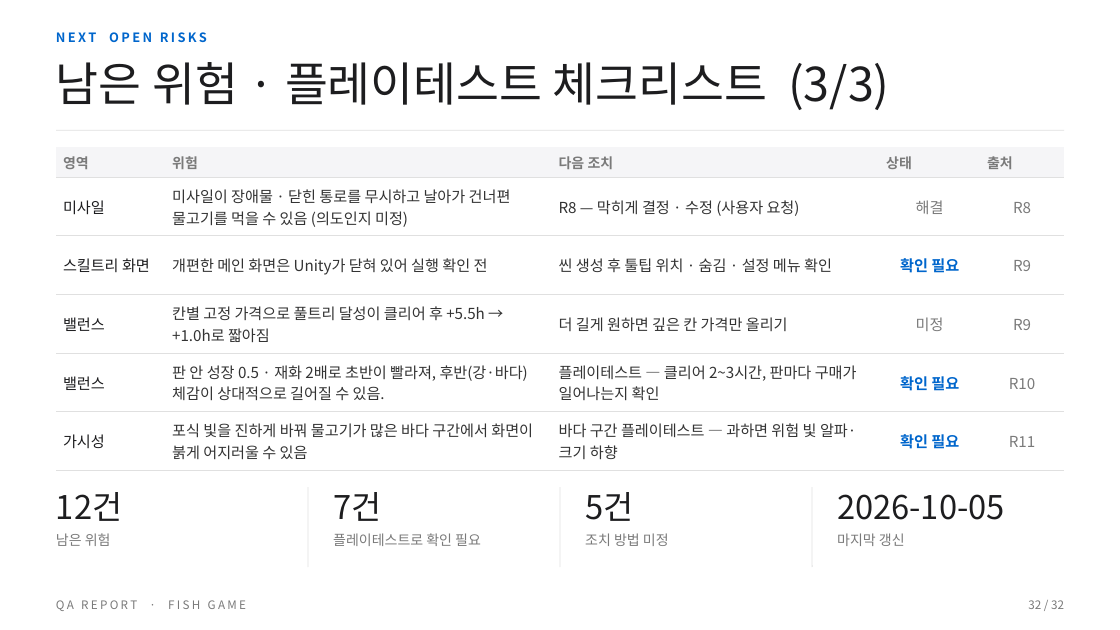
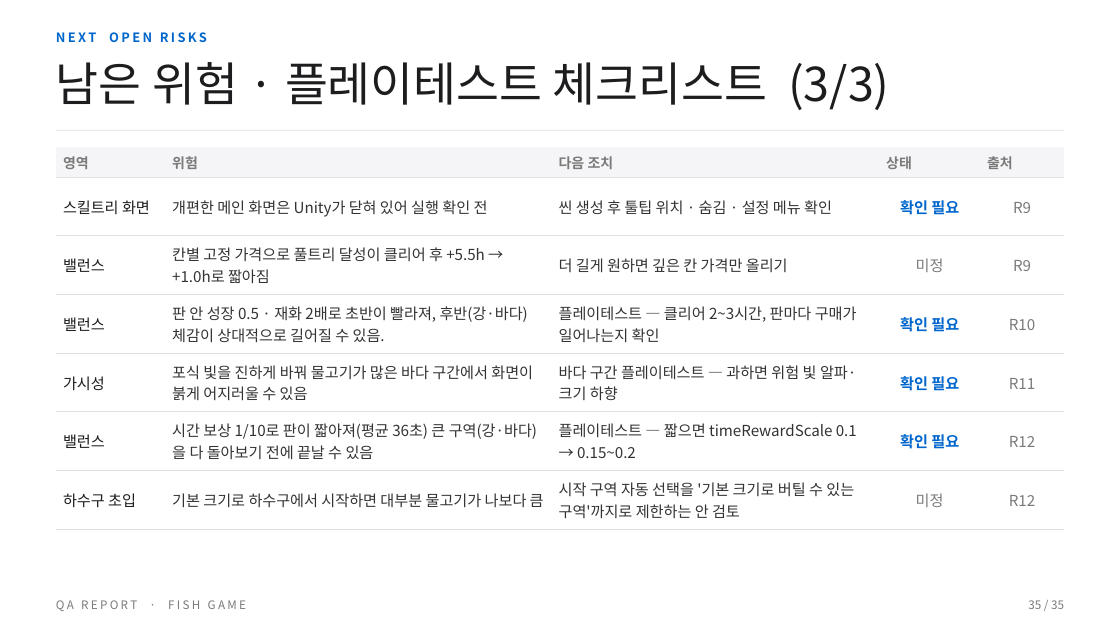
Before and after one commit to BSH0401/fishing, a slide deck: slide 35 of Docs/QA/물고기게임_QA리포트.pptx (slide 32 before the commit). Drawn at 1120x630 pixels with LibreOffice and Linux fonts; fonts in the diff are those of the drawing. Boxes give left, top, right and bottom in pixels: in the first picture for what was removed or moved away, otherwise in the second. Text is boxed around its words. In the diff, an @@ line names an element or a change of style, - is before the commit and + after.

Commit message:
QA R12: 시간 보상 1/10 · 구역 내 스폰 · 부스터/청소기 너프 · 카메라 중심 고정 · 시야→재화/이속 칸 교체
화면 흔들림이 프레임레이트에 따라 커지던 문제 수정

밸런스 시트(구글 시트) ↔ 게임 데이터 자동 동기화

- Editor/BalanceSheetSync: 시트 4개 탭(플레이어/스킬/물고기/구역)을 5초마다 CSV로 받아
  GameDatabase·SkillNode·FishSpecies·ZoneData에 바뀐 값만 반영 (FishGame ▸ 7. 밸런스 시트)
- 받은 시트 값을 Library에 보관해 두고 콘텐츠 에셋 생성 후 다시 적용
- 스킬 가격 깊이 배율·초반 액티브 가격 배수를 GameDatabase 필드로 옮김 (시트에서 조절 가능)

스폰/디스폰을 플레이어 기준으로 변경

- 개체 수 한도를 구역 전체가 아니라 플레이어 주변(디스폰 범위 안) 물고기 수로 판단
- 주변이 절반 아래로 줄면 최대 spawnBurstMax마리씩 몰아서 스폰 (구역 이동·대쉬 직후 빈 화면 방지)
- 판 시작 시 화면 안에도 채워서 첫 몇 초 빈 화면 제거
- 스폰 범위·디스폰 범위·몰아서 채우기 수를 GameDatabase로 이동 (밸런스 시트에서 조절)
  · 씬 값(2.8)이 코드 기본값(2.2)을 덮어쓰던 문제 해결

```diff
--- a/Docs/QA/물고기게임_QA리포트.pptx
+++ b/Docs/QA/물고기게임_QA리포트.pptx
@@ table at <box>56,147,1065,523</box> @@
-row 2: 미사일 | 미사일이 장애물 · 닫힌 통로를 무시하고 날아가 건너편 물고기를 먹을 수 있음 (의도인지 미정) | R8 — 막히게 결정 · 수정 (사용자 요청) | 해결 | R8
+row 6: 밸런스 | 시간 보상 1/10로 판이 짧아져(평균 36초) 큰 구역(강·바다)을 다 돌아보기 전에 끝날 수 있음 | 플레이테스트 — 짧으면 timeRewardScale 0.1 → 0.15~0.2 | 확인 필요 | R12
+row 7: 하수구 초입 | 기본 크기로 하수구에서 시작하면 대부분 물고기가 나보다 큼 | 시작 구역 자동 선택을 '기본 크기로 버틸 수 있는 구역'까지로 제한하는 안 검토 | 미정 | R12
@@ text removed at <box>56,492,122,521</box> @@
-12건
@@ line removed from (308, 487) to (308, 567) @@
@@ text removed at <box>333,492,381,521</box> @@
-7건
@@ line removed from (560, 487) to (560, 567) @@
@@ text removed at <box>585,492,633,521</box> @@
-5건
@@ line removed from (812, 487) to (812, 567) @@
@@ text removed at <box>837,494,1005,520</box> @@
-2026-10-05
@@ text removed at <box>56,533,111,546</box> @@
-남은 위험
@@ text removed at <box>333,533,481,546</box> @@
-플레이테스트로 확인 필요
@@ text removed at <box>585,533,669,546</box> @@
-조치 방법 미정
@@ text removed at <box>837,533,905,546</box> @@
-마지막 갱신
@@ text at <box>1028,600,1064,609</box>: text changed @@
-32 / 32
+35 / 35
```
Also in this commit, not shown: 31 other slides changed, 3 slides added, 37 other files.
